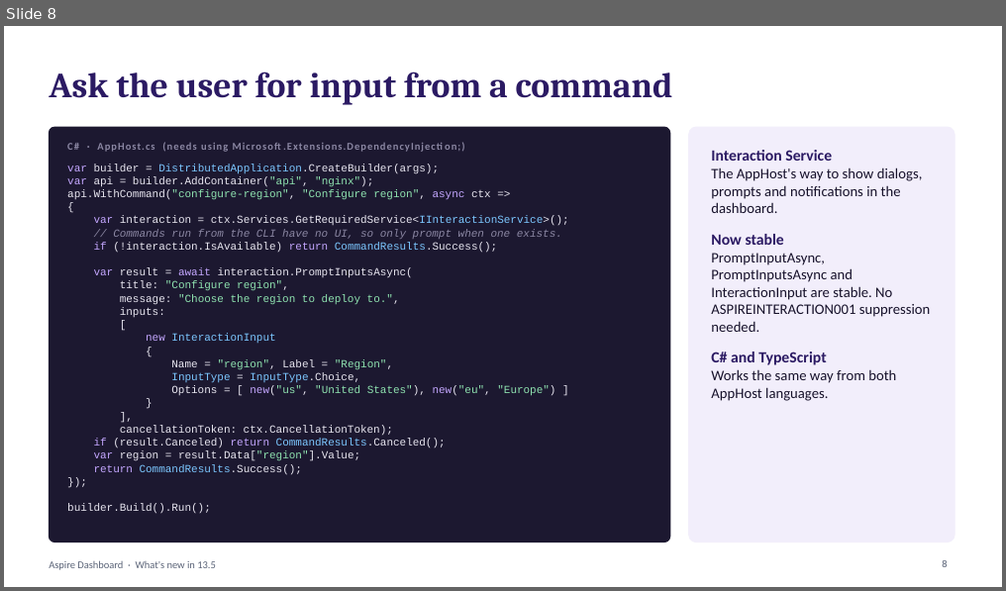
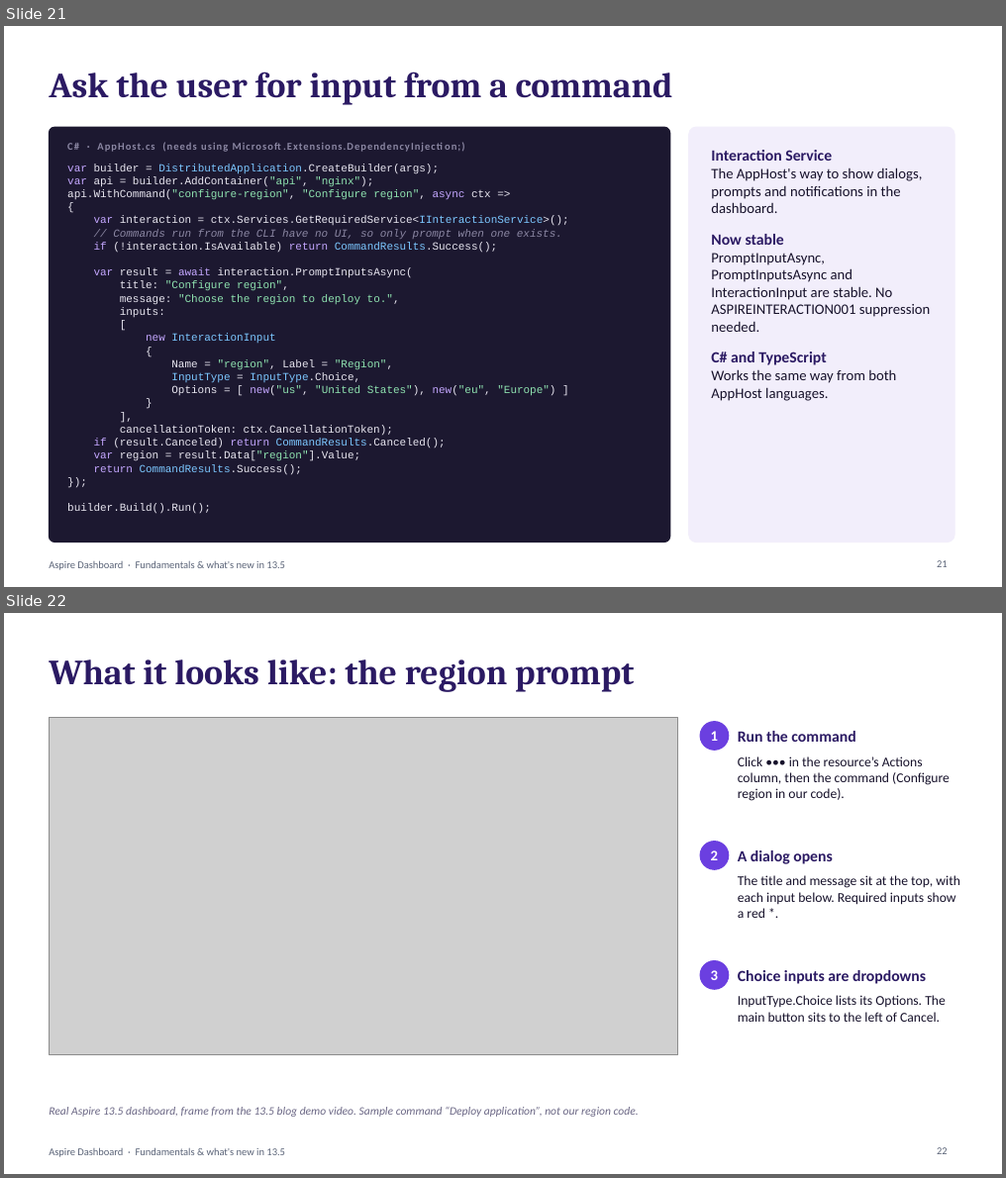
Before and after one commit to mcdmags/aspire-dashboard, a slide deck: aspire-dashboard-13-5.pptx. Shown one above the other, each under a label of ours: slide 8 before the commit, slides 21 and 22 after it. The pictures are 1006x591 and 1006x1178 pixels, drawn with LibreOffice and Linux fonts; fonts in the diff are those of the drawing; grey boxes stand for pictures. Boxes give left, top, right and bottom in pixels: in the first picture for what was removed or moved away, otherwise in the second. Text is boxed around its words. In the diff, an @@ line names an element or a change of style, - is before the commit and + after.

Commit message:
Added fundamentals and concise version

```diff
--- a/aspire-dashboard-13-5.pptx
+++ b/aspire-dashboard-13-5.pptx
@@ slide 22 added at [4,613,1002,1174], background #FFFFFF; not listed: 1 template element that a slide beside it also shows @@
@@ title added at [49,660,634,692], 34 pt, text #2B1A63, bold @@
+What it looks like: the region prompt
@@ picture added at [49,718,678,1056] @@
@@ ellipse added at [700,722,729,750], fill #6B3FE0, outline #6B3FE0 1 pt @@
@@ text added at [711,731,718,741], 14 pt, text #FFFFFF, bold @@
+1
@@ text added at [738,731,855,742], 15 pt, text #2B1A63, bold @@
+Run the command
@@ text added at [738,757,949,801], 13 pt, text #17122B @@
+Click ••• in the resource’s Actions column, then the command (Configure region in our code).
@@ ellipse added at [700,842,729,869], fill #6B3FE0, outline #6B3FE0 1 pt @@
@@ text added at [711,851,718,861], 14 pt, text #FFFFFF, bold @@
+2
@@ text added at [738,851,833,864], 15 pt, text #2B1A63, bold @@
+A dialog opens
@@ text added at [738,875,960,918], 13 pt, text #17122B @@
+The title and message sit at the top, with each input below. Required inputs show a red *.
@@ ellipse added at [700,961,729,989], fill #6B3FE0, outline #6B3FE0 1 pt @@
@@ text added at [711,970,718,980], 14 pt, text #FFFFFF, bold @@
+3
@@ text added at [738,970,926,984], 15 pt, text #2B1A63, bold @@
+Choice inputs are dropdowns
@@ text added at [738,995,945,1022], 13 pt, text #17122B @@
+InputType.Choice lists its Options. The main button sits to the left of Cancel.
@@ text added at [49,1107,639,1117], 11 pt, text #6B6785, italic @@
+Real Aspire 13.5 dashboard, frame from the 13.5 blog demo video. Sample command “Deploy application”, not our region code.
@@ page number added at [937,1148,947,1155], 10 pt, text #5B6478 @@
+22
@@ what was slide 8 is now slide 21 @@
@@ slide 21 changed as well @@
@@ text at [49,561,285,570]: text changed @@
-Aspire Dashboard · What's new in 13.5
+Aspire Dashboard · Fundamentals & what's new in 13.5
@@ page number at [937,561,947,568]: text changed @@
-8
+21
```
Also in this commit, not shown: 12 other slides changed, 18 other slides added, 5 slides removed, 1 other file.
